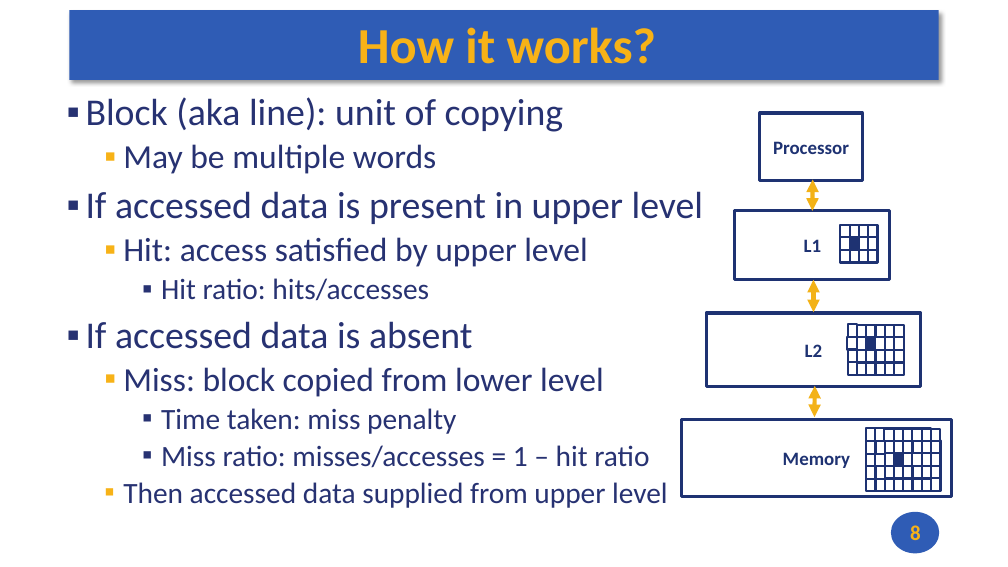
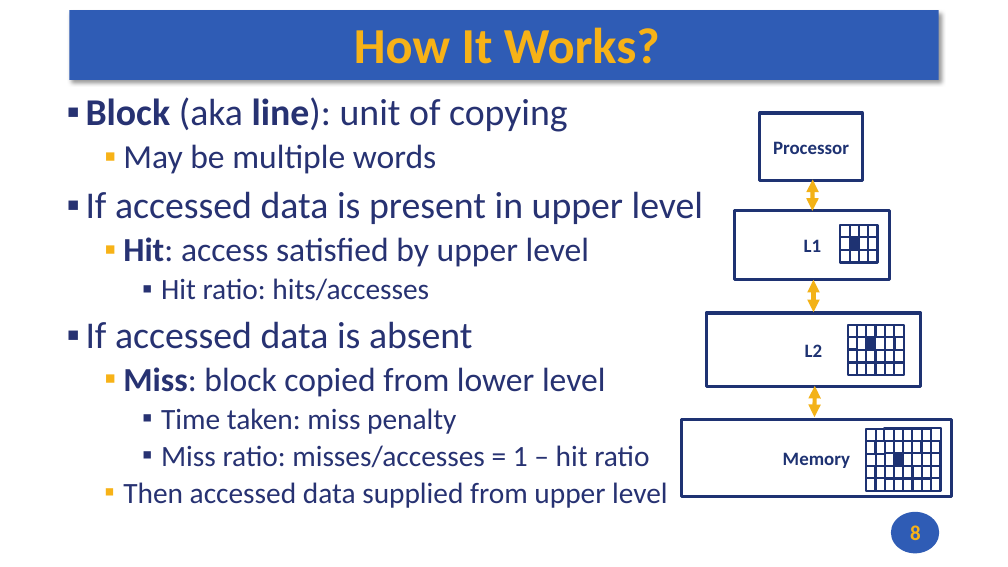
Before and after one commit to andrewt0301/hse-acos-course, a slide deck: slide 8 of docs/part1ca/11_Caches/CA_Lecture_11.pptx. Drawn at 1008x567 pixels with LibreOffice and Linux fonts; fonts in the diff are those of the drawing. Boxes give left, top, right and bottom in pixels: in the first picture for what was removed or moved away, otherwise in the second. Text is boxed around its words. In the diff, an @@ line names an element or a change of style, - is before the commit and + after.

```diff
--- a/docs/part1ca/11_Caches/CA_Lecture_11.pptx
+++ b/docs/part1ca/11_Caches/CA_Lecture_11.pptx
@@ title at [354,27,660,64]: text changed @@
-How it works?
+How It Works?
@@ text at [86,97,606,397]: bold on in "Block line):", "Hit:", "Miss:" @@
```
Also in this commit, not shown: 10 slides added, 1 other file.
